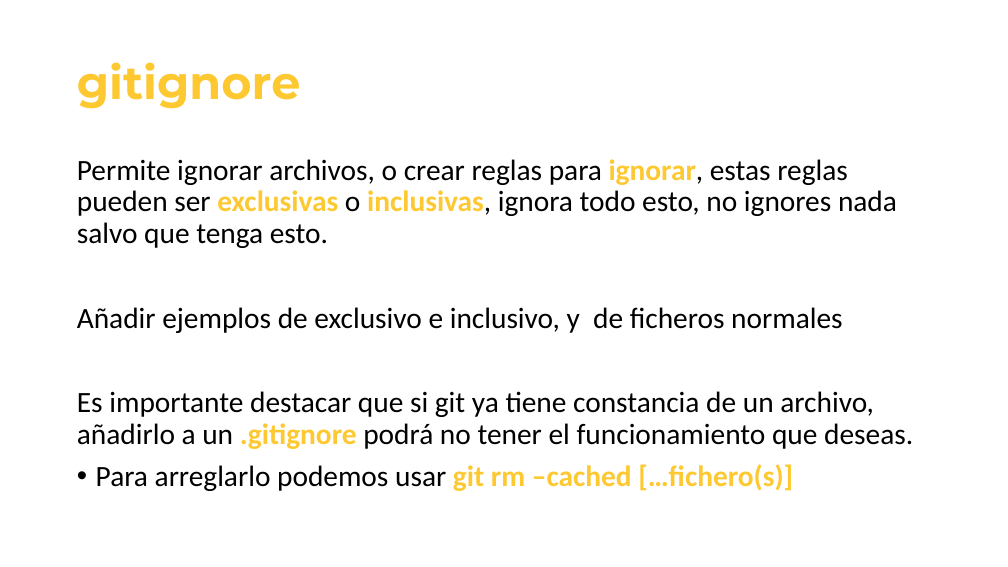
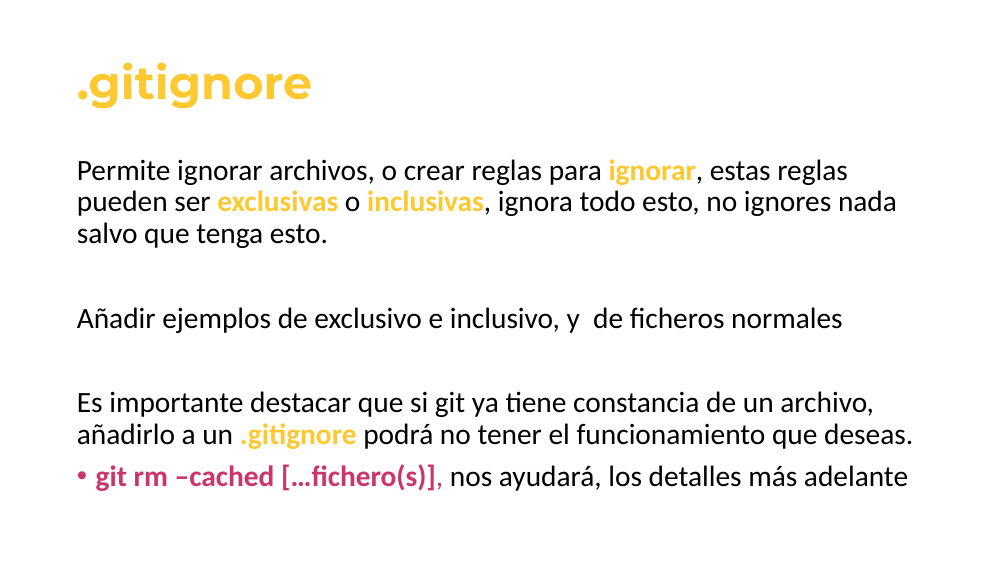
Before and after one commit to jofaval/talks-about, a slide deck: slide 19 of simplifying-git/fear-the-cli-no-more/simplifying-git-fear-the-cli-no-more.slides.es.pptx (slide 15 before the commit). Drawn at 1008x567 pixels with LibreOffice and Linux fonts; fonts in the diff are those of the drawing. Boxes give left, top, right and bottom in pixels: in the first picture for what was removed or moved away, otherwise in the second. Text is boxed around its words. In the diff, an @@ line names an element or a change of style, - is before the commit and + after.

```diff
--- a/simplifying-git/fear-the-cli-no-more/simplifying-git-fear-the-cli-no-more.slides.es.pptx
+++ b/simplifying-git/fear-the-cli-no-more/simplifying-git-fear-the-cli-no-more.slides.es.pptx
@@ title at box(77, 62, 312, 109): text changed @@
-gitignore
+.gitignore
@@ text at box(96, 464, 908, 491): text changed @@
-• Para arreglarlo podemos usar git rm –cached […fichero(s)]
+• git rm –cached […fichero(s)], nos ayudará, los detalles más adelante
```
Also in this commit, not shown: 11 other slides changed, 11 slides added, 1 other file.
